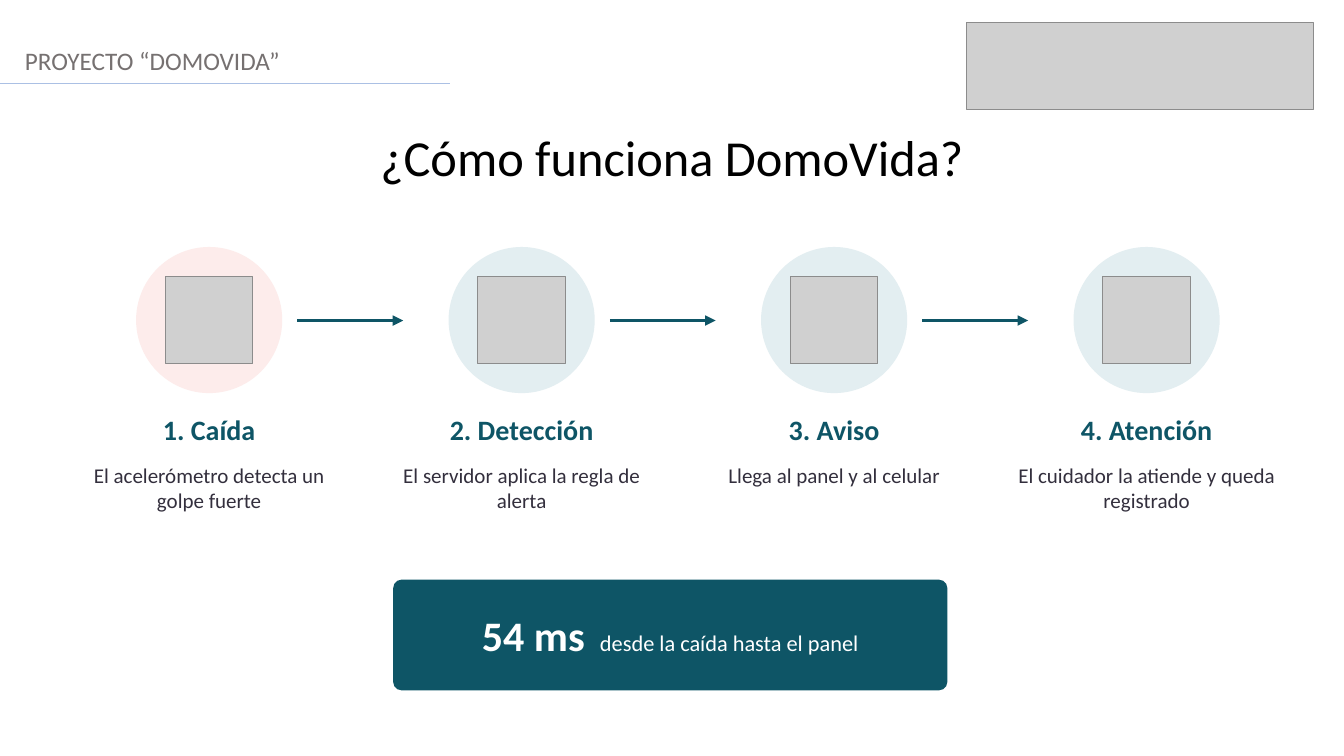
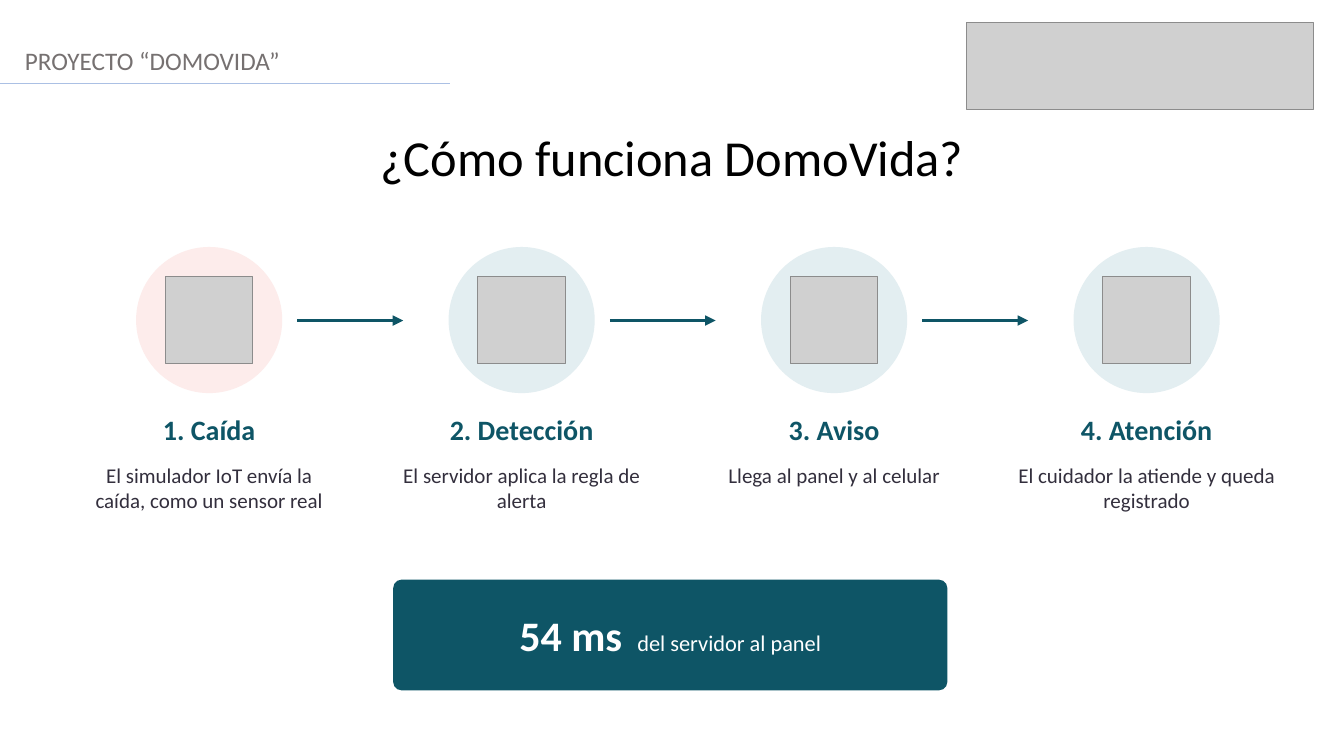
Before and after one commit to AndresVergara74/domovida-backend, a slide deck: slide 4 of docs/fase2/evidencias_proyecto/presentacion/VERGARA_ANDRES_Presentacion_Proyecto_APT_DomoVida.pptx. Drawn at 1344x756 pixels with LibreOffice and Linux fonts; fonts in the diff are those of the drawing; grey boxes stand for pictures. Boxes give left, top, right and bottom in pixels: in the first picture for what was removed or moved away, otherwise in the second. Text is boxed around its words. In the diff, an @@ line names an element or a change of style, - is before the commit and + after.

Commit message:
docs: objetivo con simulador IoT y Fase 3 en semanas 16 a 18 (ensayo 11/11)

```diff
--- a/docs/fase2/evidencias_proyecto/presentacion/VERGARA_ANDRES_Presentacion_Proyecto_APT_DomoVida.pptx
+++ b/docs/fase2/evidencias_proyecto/presentacion/VERGARA_ANDRES_Presentacion_Proyecto_APT_DomoVida.pptx
@@ text at <box>96,468,322,511</box>: text changed @@
-El acelerómetro detecta un golpe fuerte
+El simulador IoT envía la caída, como un sensor real
@@ text in rounded rectangle at <box>519,623,821,655</box>: text changed @@
-54 ms desde la caída hasta el panel
+54 ms del servidor al panel
```
Also in this commit, not shown: 5 other slides changed, 5 other files.
